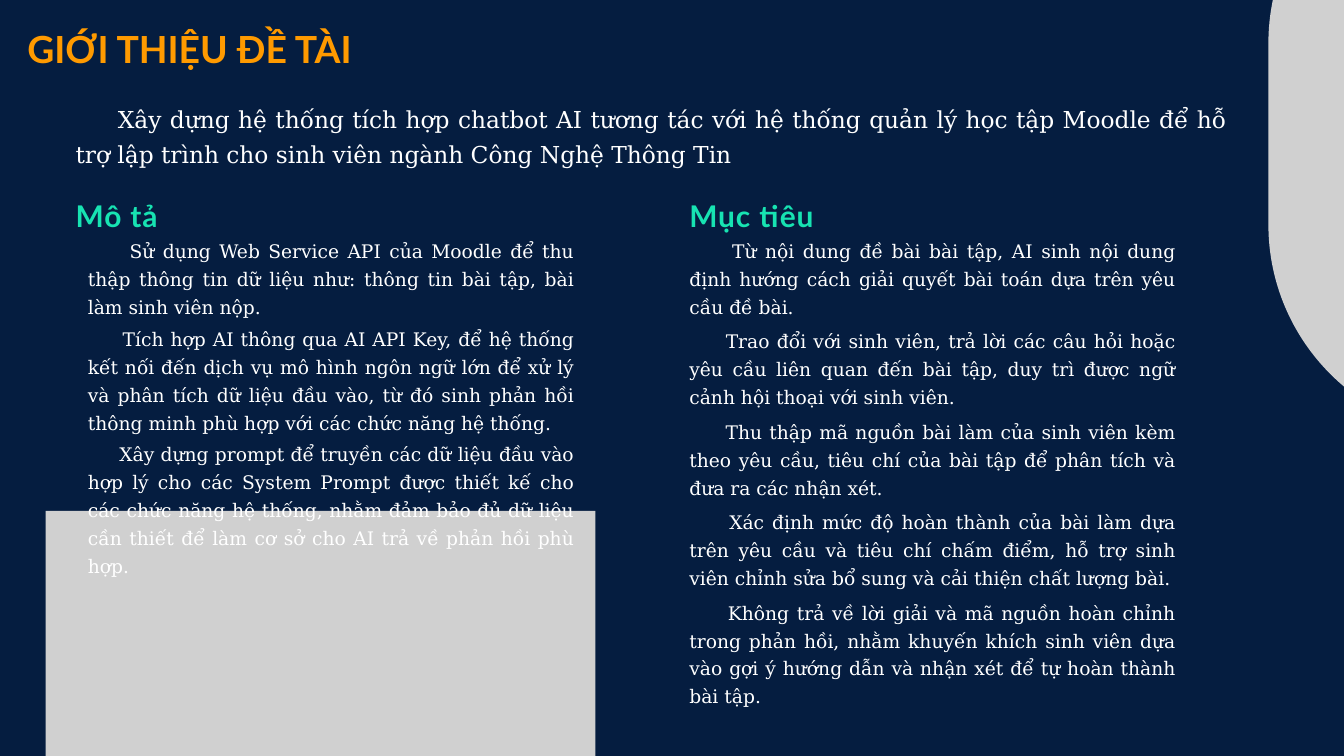
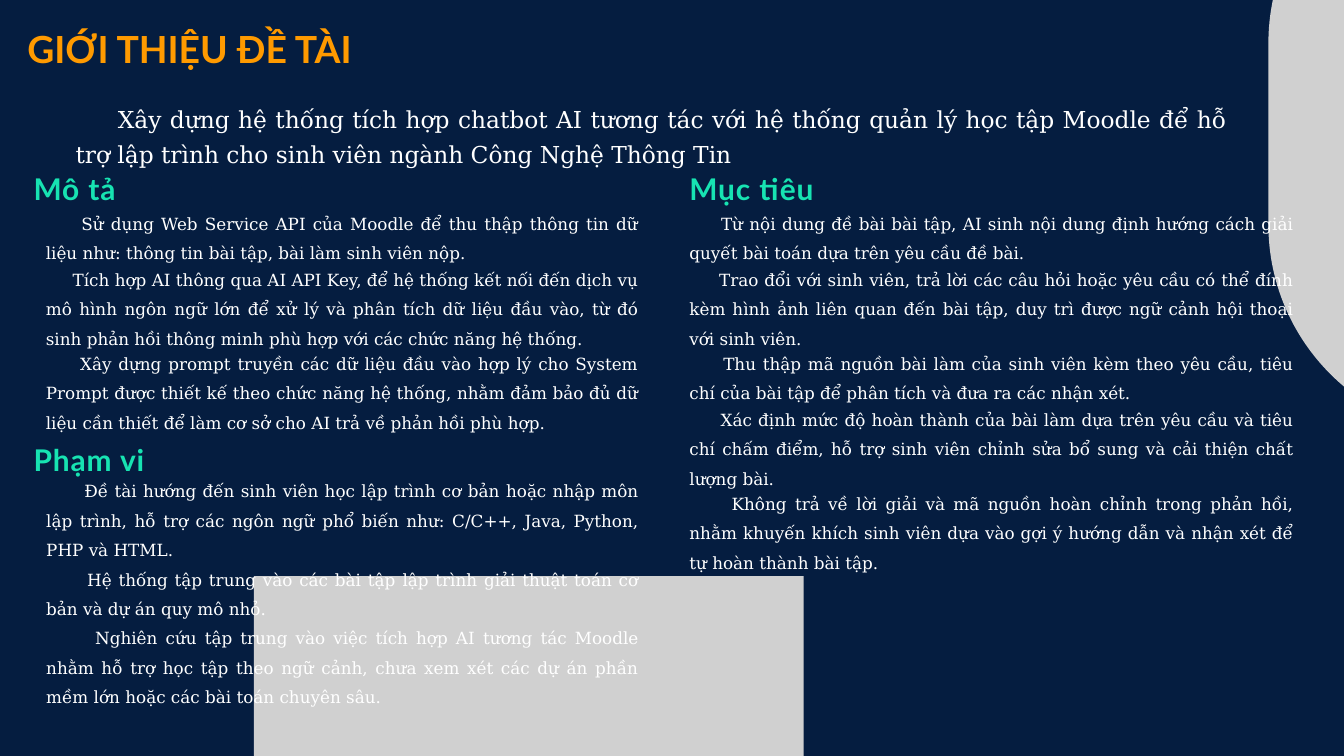
Before and after one commit to nguyenhuynhchi/tn-da22tta-110122001-nguyenhuynhchi-ai-support-program, a slide deck: slide 3 of docs/Slide KLTN.pptx. Drawn at 1344x756 pixels with LibreOffice and Linux fonts; fonts in the diff are those of the drawing; grey boxes stand for pictures. Boxes give left, top, right and bottom in pixels: in the first picture for what was removed or moved away, otherwise in the second. Text is boxed around its words. In the diff, an @@ line names an element or a change of style, - is before the commit and + after.

```diff
--- a/docs/Slide KLTN.pptx
+++ b/docs/Slide KLTN.pptx
@@ text "Mô tả": place and size @@
-text "Mô tả" at (76, 204, 157, 228)
+text "Mô tả" at (34, 177, 115, 201)
@@ text "Mục tiêu": place and size @@
-text "Mục tiêu" at (689, 205, 813, 233)
+text "Mục tiêu" at (689, 178, 813, 206)
@@ text "Sử dụng Web Service API ...": place and size @@
-text "Sử dụng Web Service API ..." at (88, 243, 574, 318)
+text "Sử dụng Web Service API ..." at (46, 217, 638, 263)
@@ text "Từ nội dung đề bài ...": place and size @@
-text "Từ nội dung đề bài ..." at (689, 243, 1176, 315)
+text "Từ nội dung đề bài ..." at (689, 217, 1292, 263)
@@ text "Tích hợp AI thông qua ...": place and size @@
-text "Tích hợp AI thông qua ..." at (88, 331, 574, 434)
+text "Tích hợp AI thông qua ..." at (46, 273, 638, 349)
@@ text at (689, 273, 1293, 346): text changed; size 20 to 18 pt @@
-Trao đổi với sinh viên, trả lời các câu hỏi hoặc yêu cầu liên quan đến bài tập, duy trì được ngữ cảnh hội thoại với sinh viên.
+Trao đổi với sinh viên, trả lời các câu hỏi hoặc yêu cầu có thể đính kèm hình ảnh liên quan đến bài tập, duy trì được ngữ cảnh hội thoại với sinh viên.
@@ text at (46, 357, 638, 433): text changed; size 20 to 18 pt @@
-Xây dựng prompt để truyền các dữ liệu đầu vào hợp lý cho các System Prompt được thiết kế cho các chức năng hệ thống, nhằm đảm bảo đủ dữ liệu cần thiết để làm cơ sở cho AI trả về phản hồi phù hợp.
+Xây dựng prompt truyền các dữ liệu đầu vào hợp lý cho System Prompt được thiết kế theo chức năng hệ thống, nhằm đảm bảo đủ dữ liệu cần thiết để làm cơ sở cho AI trả về phản hồi phù hợp.
@@ text "Thu thập mã nguồn bài ...": place and size @@
-text "Thu thập mã nguồn bài ..." at (689, 424, 1176, 499)
+text "Thu thập mã nguồn bài ..." at (689, 357, 1293, 403)
@@ text "Xác định mức độ hoàn ...": place and size @@
-text "Xác định mức độ hoàn ..." at (689, 514, 1176, 589)
+text "Xác định mức độ hoàn ..." at (689, 413, 1293, 489)
@@ text added at (34, 449, 144, 477), 32 pt, text #17E3B2, bold @@
+Phạm vi
@@ text added at (46, 484, 639, 708), 18 pt, text #FFFFFF @@
+Đề tài hướng đến sinh viên học lập trình cơ bản hoặc nhập môn lập trình, hỗ trợ các ngôn ngữ phổ biến như: C/C++, Java, Python, PHP và HTML.
+Hệ thống tập trung vào các bài tập lập trình giải thuật toán cơ bản và dự án quy mô nhỏ.
+Nghiên cứu tập trung vào việc tích hợp AI tương tác Moodle nhằm hỗ trợ học tập theo ngữ cảnh, chưa xem xét các dự án phần mềm lớn hoặc các bài toán chuyên sâu.
@@ size 20 to 18 pt; line spacing 30pt to 31.5pt in 6 elements at (46, 217, 638, 263), (46, 273, 638, 349), (689, 217, 1292, 263), (689, 357, 1293, 403), (689, 413, 1293, 489), (689, 497, 1293, 573) @@
@@ text "Không trả về lời giải ...": place and size @@
-text "Không trả về lời giải ..." at (689, 605, 1176, 707)
+text "Không trả về lời giải ..." at (689, 497, 1293, 573)
@@ picture: place and size @@
-picture at (46, 511, 595, 756)
+picture at (254, 576, 804, 756)
```
Also in this commit, not shown: 9 other slides changed, 2 slides added, 21 other files.
